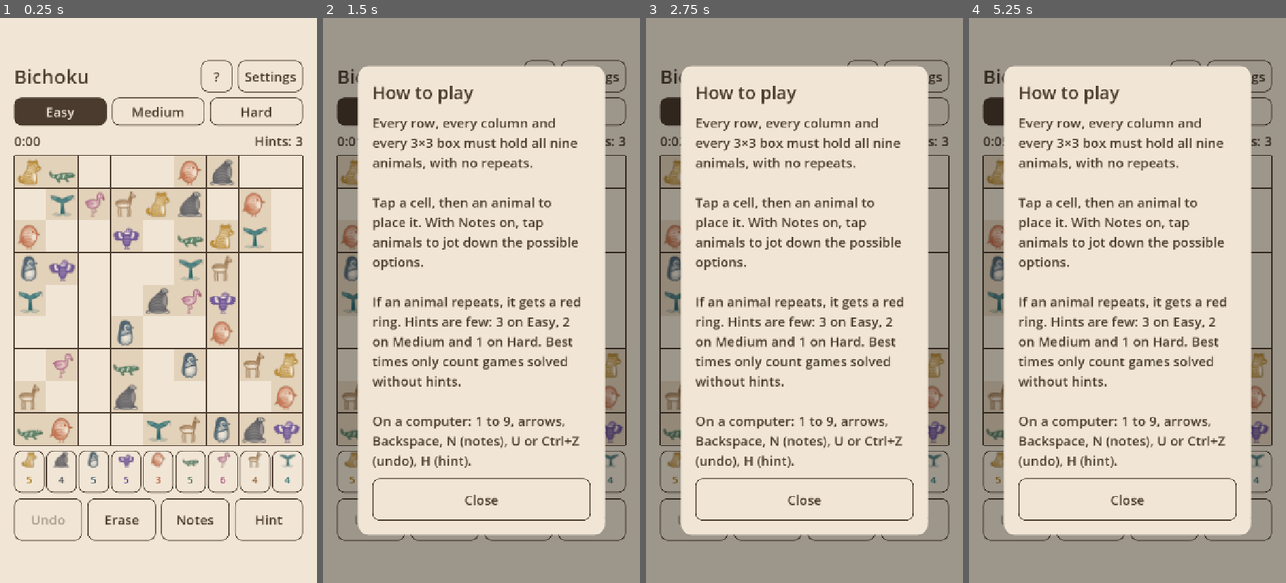
Above: before the commit, frames 1-4 (left to right).
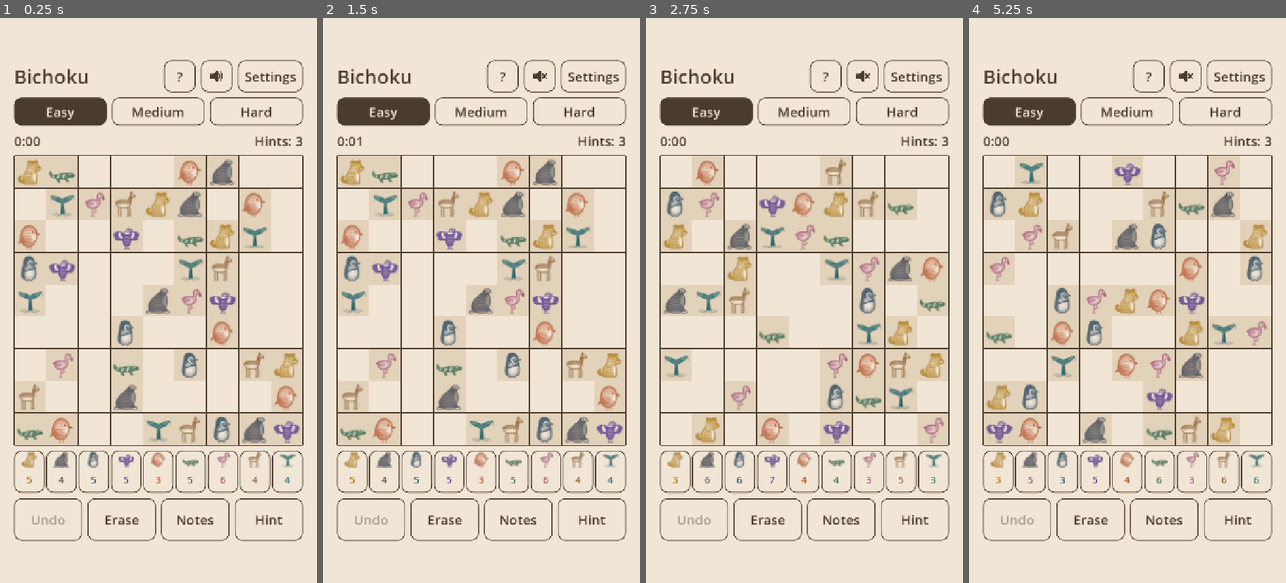
Above: after the commit, the same moments.

Repository: Churrinche-Games/bichoku
Game: Godot game, scene res://src/screen/game_screen.tscn
The game is run twice, just before and just after one commit, with the same random seed, the same clock (stepped at 60 frames per second) and the same inputs.
Inputs (mouse positions are in pixels of both pictures, inside the frame that each line leads up to):
- Up to frame 1 (0.25 s): no input
- Up to frame 2 (1.5 s): click (538, 74) at 0.52 s; click "3" at 1.25 s
- Up to frame 3 (2.75 s): click "Easy" at 2 s
- Up to frame 4 (5.25 s): click "3" at 2.75 s; click "3" at 3.5 s; click "3" at 4.25 s; click "Easy" at 5 s

The runs differ from the first frame. In frame 1, 0.2% of the frame differs, in the area x 51-71%, y 7-14%; in frame 2, 64%; in frame 3, 64%, in the area x 0-100%, y 0-100%; in frame 4, 64%.

Commit message:
Music on by default; a mute button next to help; Cmd+Z undoes; plan 5

Diff:
--- a/project.godot
+++ b/project.godot
@@ -1,4 +1,10 @@
 ; Engine configuration file.
+; It's best edited using the editor UI and not directly,
+; since the parameters that go here are not all obvious.
+;
+; Format:
+;   [section] ; section goes between []
+;   param=value ; assign values to parameters
 
 config_version=5
 
@@ -7,8 +13,8 @@
 config/name="Bichoku"
 config/version="0.1.0"
 run/main_scene="res://src/screen/game_screen.tscn"
+config/quit_on_go_back=false
 config/features=PackedStringArray("4.7", "Mobile")
-config/quit_on_go_back=false
 boot_splash/bg_color=Color(0.94509804, 0.9019608, 0.8392157, 1)
 boot_splash/show_image=false
 config/icon="res://src/brand/icon.svg"
@@ -21,14 +27,12 @@
 window/stretch/aspect="expand"
 window/handheld/orientation=1
 
+[internationalization]
+
+locale/translations=PackedStringArray("res://src/i18n/strings.es.translation", "res://src/i18n/strings.en.translation", "res://addons/churrinche_kit/i18n/kit_strings.es.translation", "res://addons/churrinche_kit/i18n/kit_strings.en.translation")
+
 [rendering]
 
-; The engravings are downscaled a lot in board cells: mipmaps keep their shading.
 textures/canvas_textures/default_texture_filter=2
 renderer/rendering_method="mobile"
 textures/vram_compression/import_etc2_astc=true
-
-[internationalization]
-
-locale/translations=PackedStringArray("res://src/i18n/strings.es.translation", "res://src/i18n/strings.en.translation", "res://addons/churrinche_kit/i18n/kit_strings.es.translation", "res://addons/churrinche_kit/i18n/kit_strings.en.translation")
-locale/fallback="en"
--- /dev/null
+++ b/src/brand/sound-off.svg
@@ -0,0 +1,4 @@
+<svg xmlns="http://www.w3.org/2000/svg" viewBox="0 0 64 64" width="64" height="64">
+<path d="M10,25 H21 L34,13 V51 L21,39 H10 Z" fill="#4a3b2e" stroke="#4a3b2e" stroke-width="3" stroke-linejoin="round"/>
+<path d="M42,24 L56,40 M56,24 L42,40" fill="none" stroke="#4a3b2e" stroke-width="4.5" stroke-linecap="round"/>
+</svg>
--- /dev/null
+++ b/src/brand/sound-on.svg
@@ -0,0 +1,5 @@
+<svg xmlns="http://www.w3.org/2000/svg" viewBox="0 0 64 64" width="64" height="64">
+<path d="M10,25 H21 L34,13 V51 L21,39 H10 Z" fill="#4a3b2e" stroke="#4a3b2e" stroke-width="3" stroke-linejoin="round"/>
+<path d="M41,24 Q46,32 41,40" fill="none" stroke="#4a3b2e" stroke-width="4.5" stroke-linecap="round"/>
+<path d="M47,17 Q57,32 47,47" fill="none" stroke="#4a3b2e" stroke-width="4.5" stroke-linecap="round"/>
+</svg>
--- a/src/game/game_store.gd
+++ b/src/game/game_store.gd
@@ -11,8 +11,9 @@
 	"mark_clashes": true,
 	"show_numbers": false,
 	"language": "",
-	"music": false,
+	"music": true,
 	"effects": true,
+	"muted": false,
 }
 
 var _store: SaveStore
@@ -104,8 +105,11 @@
 	return _data.best.get(String(d), 0)
 
 
+## The saved settings, with defaults for any key an older save lacks.
 func settings() -> Dictionary:
-	return _data.settings.duplicate()
+	var s := DEFAULT_SETTINGS.duplicate()
+	s.merge(_data.settings, true)
+	return s
 
 
 func set_setting(key: String, value: Variant) -> void:
--- a/src/i18n/strings.csv
+++ b/src/i18n/strings.csv
@@ -19,6 +19,8 @@
 WIN_NEW_BEST,¡Nuevo récord!,New best time!
 WIN_HINTS_NOTE,Los mejores tiempos solo cuentan los juegos resueltos sin pistas.,Best times only count games solved without hints.
 SETTINGS_TITLE,Ajustes,Settings
+SOUND_MUTE,Silenciar,Mute
+SOUND_UNMUTE,Activar sonido,Unmute
 SETTING_ANIMALS_LEFT,Mostrar cuántos animales faltan,Show animals left
 SETTING_MARK_CLASHES,Marcar repetidos,Mark clashes
 SETTING_SHOW_NUMBERS,Mostrar números,Show numbers
--- a/src/screen/game_screen.gd
+++ b/src/screen/game_screen.gd
@@ -21,6 +21,8 @@
 ## Everything in the column except the board, including gaps and the top and bottom margins.
 const CHROME := HEADER_H + TABS_H + META_H + BUTTON_H * 2 + GAP * 5 + 48.0
 const SAVE_EVERY_TICKS := 10
+const SOUND_ON := preload("res://src/brand/sound-on.svg")
+const SOUND_OFF := preload("res://src/brand/sound-off.svg")
 const EFFECTS: Array[StringName] = [&"place", &"note", &"clash", &"hint", &"undo", &"win"]
 
 var store_path := "user://bichoku.json"
@@ -64,6 +66,8 @@
 var _erase: Button
 var _notes: Button
 var _hint: Button
+var _sound_button: Button
+var _settings_button: Button
 
 
 func _ready() -> void:
@@ -78,10 +82,10 @@
 	for effect in EFFECTS:
 		sound.add_effect(effect, load("res://src/sound/%s.wav" % effect))
 	sound.set_music(load("res://src/sound/music.wav"))
-	_apply_sound()
 	_source = PuzzleSource.new()
 	_source.ready.connect(_on_source_ready)
 	_build()
+	_apply_sound()
 	var timer := Timer.new()
 	timer.wait_time = 1.0
 	timer.timeout.connect(tick_clock)
@@ -129,6 +133,15 @@
 	return _palette_buttons[digit - 1]
 
 
+## The speaker next to "?": mutes music and effects together.
+func sound_button() -> Button:
+	return _sound_button
+
+
+func settings_button() -> Button:
+	return _settings_button
+
+
 func tab_button(difficulty: StringName) -> Button:
 	return _tab_buttons[difficulty]
 
@@ -224,7 +237,7 @@
 		_apply(Rules.erase(state), &"note")
 	elif key == KEY_N:
 		_set_state(Rules.toggle_notes(state))
-	elif key == KEY_U or (key == KEY_Z and (event as InputEventKey).ctrl_pressed):
+	elif key == KEY_U or (key == KEY_Z and (event.ctrl_pressed or event.meta_pressed)):
 		_apply(Rules.undo(state), &"undo")
 	elif key == KEY_H:
 		_apply(Rules.hint(state), &"hint")
@@ -274,7 +287,12 @@
 	title.size_flags_horizontal = Control.SIZE_EXPAND_FILL
 	_header.add_child(title)
 	_header.add_child(_button("?", _show_help, 72))
-	_header.add_child(_button(tr("SETTINGS_TITLE"), _show_settings))
+	_sound_button = _button("", _toggle_mute, 72)
+	_sound_button.expand_icon = true
+	_sound_button.icon_alignment = HORIZONTAL_ALIGNMENT_CENTER
+	_header.add_child(_sound_button)
+	_settings_button = _button(tr("SETTINGS_TITLE"), _show_settings)
+	_header.add_child(_settings_button)
 
 	_tabs = _row(TABS_H)
 	for d in Difficulty.ALL:
@@ -332,6 +350,7 @@
 	_palette_buttons.clear()
 	_build()
 	_refresh()
+	_apply_sound()
 	_layout()
 
 
@@ -527,8 +546,17 @@
 
 
 func _apply_sound() -> void:
-	sound.music_on = _settings.music
-	sound.effects_on = _settings.effects
+	sound.music_on = _settings.music and not _settings.muted
+	sound.effects_on = _settings.effects and not _settings.muted
+	if _sound_button != null:
+		_sound_button.icon = SOUND_OFF if _settings.muted else SOUND_ON
+		_sound_button.tooltip_text = tr("SOUND_UNMUTE" if _settings.muted else "SOUND_MUTE")
+
+
+func _toggle_mute() -> void:
+	_store.set_setting("muted", not _settings.muted)
+	_settings = _store.settings()
+	_apply_sound()
 
 
 func _show_win(new_best: bool) -> void:
--- a/tests/game/test_game_store.gd
+++ b/tests/game/test_game_store.gd
@@ -93,8 +93,9 @@
 			"mark_clashes": true,
 			"show_numbers": false,
 			"language": "",
-			"music": false,
+			"music": true,
 			"effects": true,
+			"muted": false,
 		}
 	)
 	store.set_setting("show_numbers", true)
@@ -126,3 +127,14 @@
 	)
 	f.close()
 	assert_null(GameStore.new(PATH).load_game())
+
+
+func test_older_saves_get_new_settings_defaults() -> void:
+	var f := FileAccess.open(PATH, FileAccess.WRITE)
+	f.store_string(
+		JSON.stringify({"version": GameStore.VERSION, "data": {"settings": {"music": false}}})
+	)
+	f.close()
+	var settings := GameStore.new(PATH).settings()
+	assert_false(settings.music, "kept from the save")
+	assert_false(settings.muted, "new key, from the defaults")
--- a/tests/screen/screen_test_base.gd
+++ b/tests/screen/screen_test_base.gd
@@ -54,7 +54,7 @@
 
 
 func _press_settings(screen: GameScreen) -> KitSheet:
-	(screen.layout_parts().header.get_child(2) as Button).pressed.emit()
+	screen.settings_button().pressed.emit()
 	return _open_sheet_of(screen)
 
 
--- /dev/null
+++ b/tests/screen/test_mute.gd
@@ -0,0 +1,65 @@
+extends "res://tests/screen/screen_test_base.gd"
+## The speaker button next to "?": silences music and effects together; the switches in Ajustes
+## stay as they are and come back when unmuted.
+
+
+func test_the_speaker_sits_next_to_help() -> void:
+	_saved_game()
+	var screen := _screen()
+	var header: HBoxContainer = screen.layout_parts().header
+	assert_eq(screen.sound_button().get_index(), header.get_child(1).get_index() + 1)
+	assert_eq((header.get_child(1) as Button).text, "?")
+
+
+func test_mute_silences_music_and_effects() -> void:
+	_saved_game()
+	var screen := _screen()
+	var on_icon := screen.sound_button().icon
+	screen.sound_button().pressed.emit()
+	assert_false(screen.sound.music_on)
+	assert_false(screen.sound.effects_on)
+	assert_ne(screen.sound_button().icon, on_icon)
+	assert_true(GameStore.new(PATH).settings().muted)
+
+
+func test_unmute_restores_the_switches() -> void:
+	_saved_game()
+	GameStore.new(PATH).set_setting("music", false)
+	var screen := _screen()
+	screen.sound_button().pressed.emit()
+	screen.sound_button().pressed.emit()
+	assert_false(screen.sound.music_on, "music stays off: its switch is off")
+	assert_true(screen.sound.effects_on)
+
+
+func test_mute_survives_a_restart() -> void:
+	_saved_game()
+	GameStore.new(PATH).set_setting("muted", true)
+	var screen := _screen()
+	assert_false(screen.sound.music_on)
+	assert_false(screen.sound.effects_on)
+
+
+func test_the_switches_still_work_when_unmuted() -> void:
+	_saved_game()
+	var screen := _screen()
+	var sheet := _press_settings(screen)
+	var music: CheckButton = null
+	for b in sheet.find_children("*", "CheckButton", true, false):
+		if (b as CheckButton).text == tr("KIT_MUSIC"):
+			music = b
+	music.button_pressed = false
+	assert_false(screen.sound.music_on)
+	assert_true(screen.sound.effects_on)
+
+
+func test_cmd_z_undoes() -> void:
+	var saved := _saved_game()
+	var screen := _screen()
+	var cell := _first_empty(saved)
+	screen.board.cell_pressed.emit(cell)
+	screen.palette_button(saved.solution[cell]).pressed.emit()
+	var z := _key(KEY_Z)
+	z.meta_pressed = true
+	screen._unhandled_input(z)
+	assert_eq(screen.state.values[cell], 0)
--- a/tests/screen/test_settings_sheet.gd
+++ b/tests/screen/test_settings_sheet.gd
@@ -84,7 +84,7 @@
 func test_sound_settings_default() -> void:
 	_saved_game()
 	var screen := _screen()
-	assert_false(screen.sound.music_on)
+	assert_true(screen.sound.music_on)
 	assert_true(screen.sound.effects_on)
 
 
--- a/tests/screen/test_sounds.gd
+++ b/tests/screen/test_sounds.gd
@@ -103,12 +103,13 @@
 	assert_eq(_played, [] as Array[StringName])
 
 
-func test_music_is_loaded_and_off_by_default() -> void:
+func test_music_is_loaded_and_on_by_default() -> void:
+	# Juan, 2026-11-25: music on unless the player turns it off.
 	var screen := _listening_screen()
-	assert_false(screen.sound.music_on)
+	assert_true(screen.sound.music_on)
+	assert_true(screen.sound.is_music_playing())
+	screen.sound.music_on = false
 	assert_false(screen.sound.is_music_playing())
-	screen.sound.music_on = true
-	assert_true(screen.sound.is_music_playing())
 
 
 func test_no_clash_sound_when_clashes_are_hidden() -> void:
--- a/tools/shots/screenshots.gd
+++ b/tools/shots/screenshots.gd
@@ -124,4 +124,4 @@
 					screen.palette_button(s.solution[c]).pressed.emit()
 					break
 		&"settings":
-			(screen.layout_parts().header.get_child(2) as Button).pressed.emit()
+			screen.settings_button().pressed.emit()
Not shown, added: src/brand/sound-off.svg.import
Not shown, added: src/brand/sound-on.svg.import
Binary file changed: src/i18n/strings.en.translation
Binary file changed: src/i18n/strings.es.translation
Not shown, added: tests/screen/test_mute.gd.uid
Not shown, changed: CLAUDE.md
Not shown, added: docs/superpowers/plans/2026-11-25-bichoku-5-polish.md
Not shown, changed: tests/tools/test_art.sh
